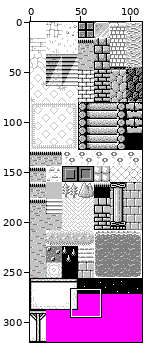
Edited in one commit: sprite sheet (saga/res/maps/tilesets/lower2.PNG). The first picture is a wide view before the edit; the outline marks the close-up.
Close-up. Old version:
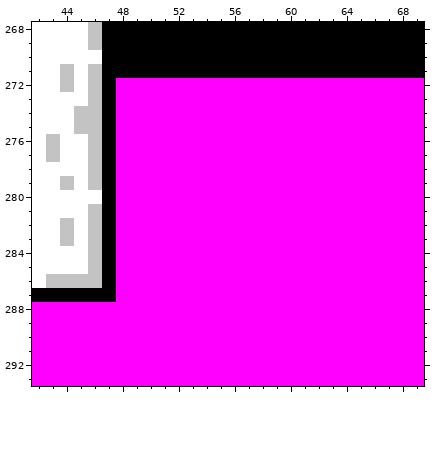
The file is 112x320 pixels. Colours within 5 levels of each other are drawn and written as one. Shown: x 42..69, y 268..293.
After the commit:
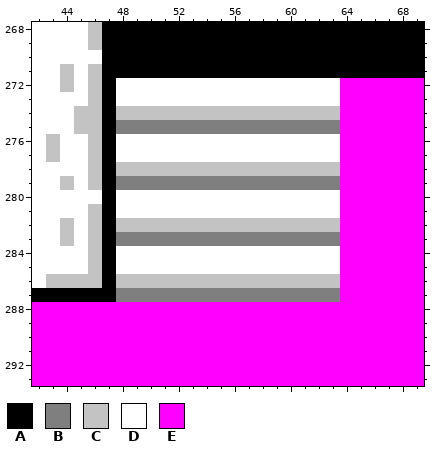
Palette (. is transparent): A #000000  B #7f7f7f  C #c3c3c3  D #ffffff  E #ff00ff
Diff:
y 272..273: x 48..63 EEEEEEEEEEEEEEEE -> DDDDDDDDDDDDDDDD
y 274: x 48..63 EEEEEEEEEEEEEEEE -> CCCCCCCCCCCCCCCC
y 275: x 48..63 EEEEEEEEEEEEEEEE -> BBBBBBBBBBBBBBBB
y 276..277: x 48..63 EEEEEEEEEEEEEEEE -> DDDDDDDDDDDDDDDD
y 278: x 48..63 EEEEEEEEEEEEEEEE -> CCCCCCCCCCCCCCCC
y 279: x 48..63 EEEEEEEEEEEEEEEE -> BBBBBBBBBBBBBBBB
y 280..281: x 48..63 EEEEEEEEEEEEEEEE -> DDDDDDDDDDDDDDDD
y 282: x 48..63 EEEEEEEEEEEEEEEE -> CCCCCCCCCCCCCCCC
y 283: x 48..63 EEEEEEEEEEEEEEEE -> BBBBBBBBBBBBBBBB
y 284..285: x 48..63 EEEEEEEEEEEEEEEE -> DDDDDDDDDDDDDDDD
y 286: x 48..63 EEEEEEEEEEEEEEEE -> CCCCCCCCCCCCCCCC
y 287: x 48..63 EEEEEEEEEEEEEEEE -> BBBBBBBBBBBBBBBB
